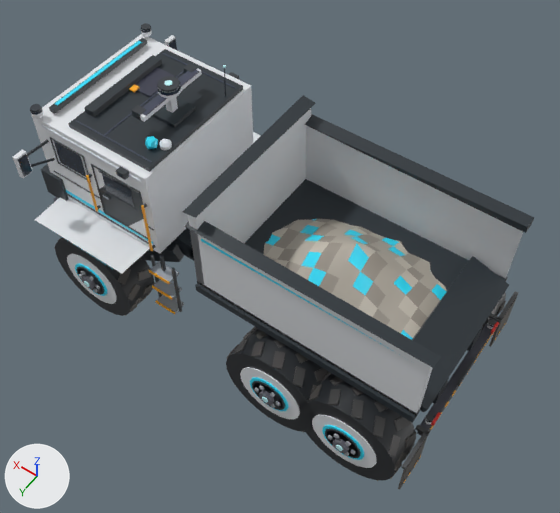
Two versions of the glTF model art/3d/props/ht04/ht04_game.glb, one commit apart.
Both versions are drawn from a 50 mm camera at (-4.79, 6.35, 11.54) aimed at (-0.36, 0.16, 1.81). Arrows for +X, +Y and +Z are at lower left; the lights stay in place. The older version comes first. Vertices at exactly the same position are counted once.
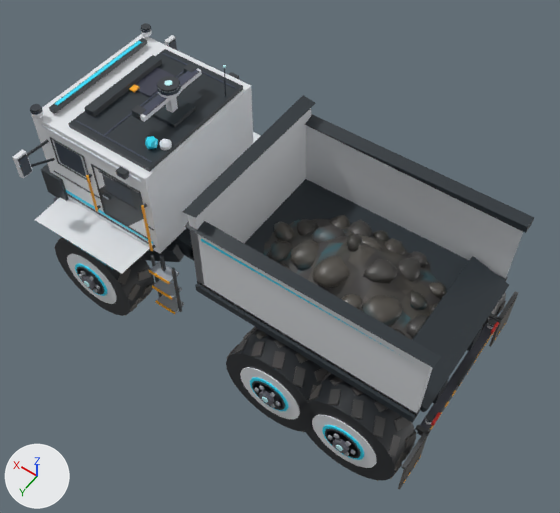
The change, as a list of edits to the scene's bpy script:
```text
Change me_mesh_0:
    used by ob_mesh_0; location = (0.0, 0.0, 0.0)
    remove me_mesh_0.from_pydata(...)  # 5633 vertices, 8308 faces; spans x -3.7..3.75, y -1.95..1.95, z -0.02..4.21
    add me_mesh_0.from_pydata(...)  # 6903 vertices, 10536 faces; spans x -3.7..3.75, y -1.95..1.95, z -0.02..4.21
    me_mesh_0 part 1: 22 vertices moved within x -1.84..-1.4, y -0.17..0.18, z 1.94..1.98; 48 vertices removed from x -1.86..-1.38, y -0.2..0.19, z 1.94..1.98; 1318 vertices added at x -3.13..-0.06, y -1.04..1.18, z 1.94..2.92
    me_mesh_0 part 2: 666 kept faces spanning x -3.7..3.69, y -1.83..1.83, z 1.29..4.14 get new vertex colours
    me_mesh_0 part 3: 170 faces spanning x -3.7..3.69, y -1.83..1.83, z 1.29..4.14 switch from mat_shm_glass (dark blue #24303f) to mat_shm_paint
```

What differs and where, as boxes [x1, y1, x2, y2] in the pictures (560 x 513 px):
part 1 of me_mesh_0, built on: after [268, 215, 446, 338]
part 2 of me_mesh_0, recoloured: [19, 27, 447, 340] in both
part 3 of me_mesh_0, recoloured: [19, 27, 181, 206] in both
